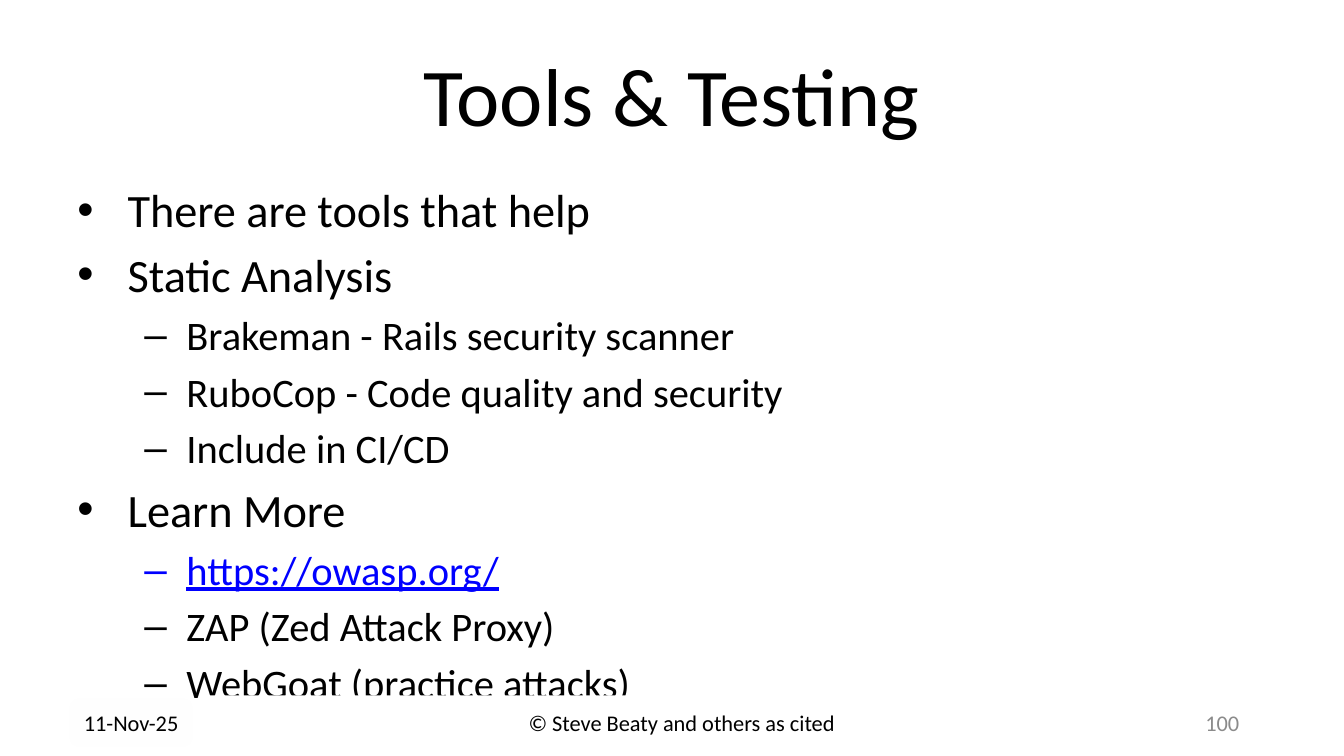
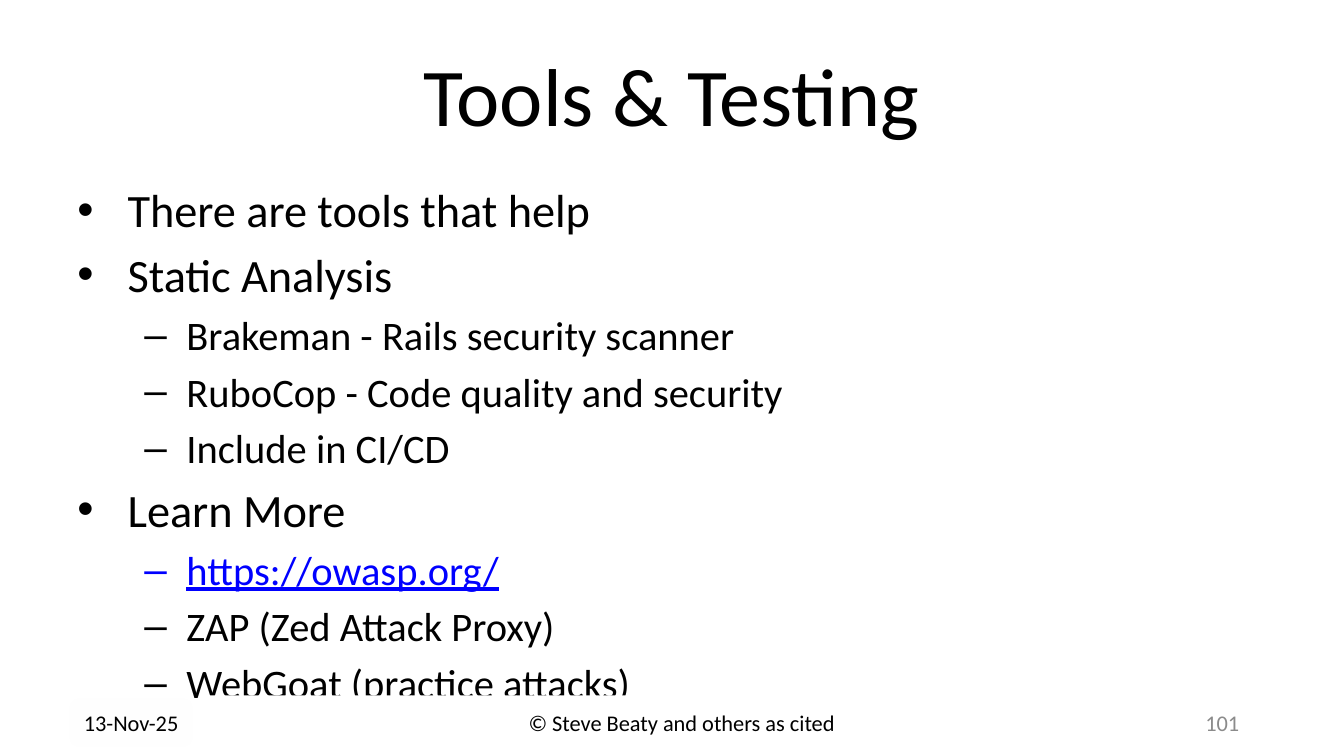
Before and after one commit to drb80/WebAppDev, a slide deck: slide 101 of Slides/Chapter06.pptx (slide 100 before the commit). Drawn at 1344x756 pixels with LibreOffice and Linux fonts; fonts in the diff are those of the drawing; background and template pictures are left out. Boxes give left, top, right and bottom in pixels: in the first picture for what was removed or moved away, otherwise in the second. Text is boxed around its words. In the diff, an @@ line names an element or a change of style, - is before the commit and + after.

```diff
--- a/Slides/Chapter06.pptx
+++ b/Slides/Chapter06.pptx
@@ text at box(84, 716, 179, 731): text changed @@
-11-Nov-25
+13-Nov-25
@@ page number at box(1205, 716, 1239, 731): text changed @@
-100
+101
```
Also in this commit, not shown: 81 other slides changed, 1 slide added.
